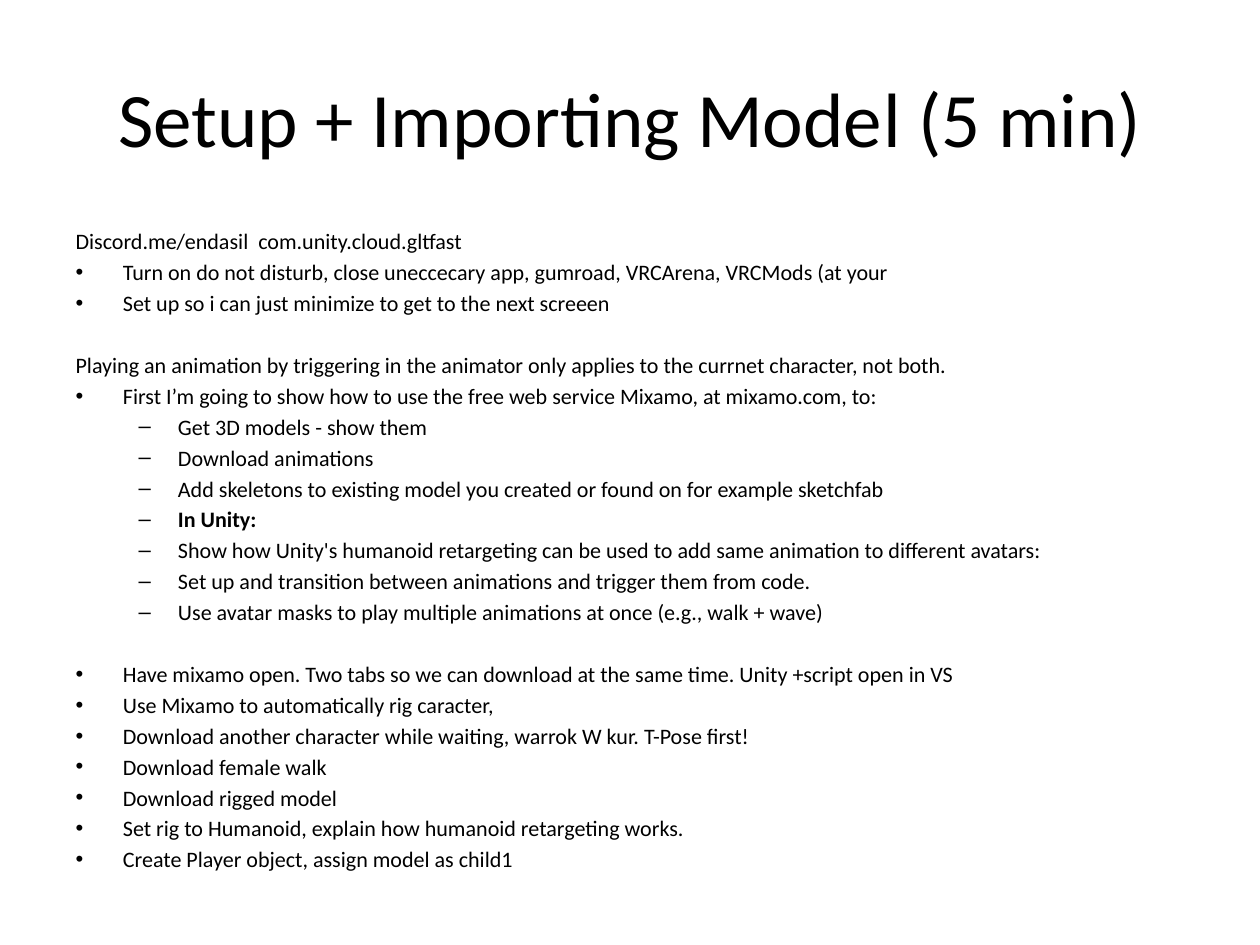
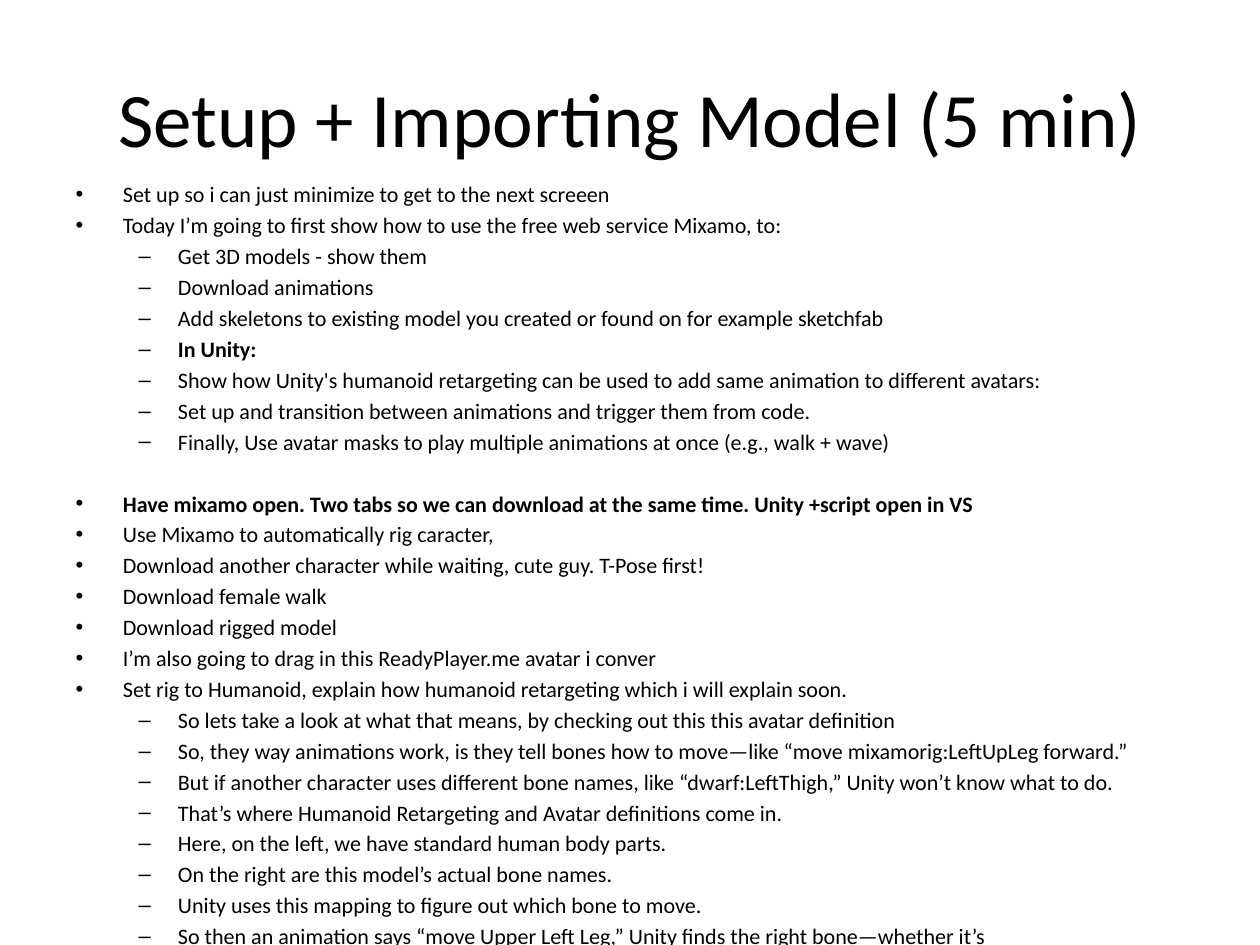
Before and after one commit to endasil/mixamo-talk, a slide deck: slide 1 of mixamo talk checklist.pptx. Drawn at 1260x945 pixels with LibreOffice and Linux fonts; fonts in the diff are those of the drawing. Boxes give left, top, right and bottom in pixels: in the first picture for what was removed or moved away, otherwise in the second. Text is boxed around its words. In the diff, an @@ line names an element or a change of style, - is before the commit and + after.

Commit message:
updates

```diff
--- a/mixamo talk checklist.pptx
+++ b/mixamo talk checklist.pptx
@@ text "Set up so i can ...": place and size @@
-text "Set up so i can ..." at (76, 233, 1041, 840)
+text "Set up so i can ..." at (123, 186, 1127, 945)
@@ text at (76, 233, 888, 284): paragraphs removed @@
-Discord.me/endasil com.unity.cloud.gltfast
-• Turn on do not disturb, close uneccecary app, gumroad, VRCArena, VRCMods (at your
@@ text at (123, 217, 781, 237): text changed @@
-Playing an animation by triggering in the animator only applies to the currnet character, not both.
-• First I’m going to show how to use the free web service Mixamo, at mixamo.com, to:
+• Today I’m going to first show how to use the free web service Mixamo, to:
@@ text at (178, 434, 889, 454): text changed @@
-  – Use avatar masks to play multiple animations at once (e.g., walk + wave)
+  – Finally, Use avatar masks to play multiple animations at once (e.g., walk + wave)
@@ text at (123, 496, 972, 516): bold on in "Have mixamo open. Two tabs so we ..." @@
@@ text at (123, 557, 704, 577): text changed @@
-• Download another character while waiting, warrok W kur. T-Pose first!
+• Download another character while waiting, cute guy. T-Pose first!
@@ text at (123, 650, 1127, 945): text changed @@
-• Set rig to Humanoid, explain how humanoid retargeting works.
-• Create Player object, assign model as child1
+• I’m also going to drag in this ReadyPlayer.me avatar i conver
+• Set rig to Humanoid, explain how humanoid retargeting which i will explain soon.
+  – So lets take a look at what that means, by checking out this this avatar definition
+  – So, they way animations work, is they tell bones how to move—like “move mixamorig:LeftUpLeg forward.”
+  – But if another character uses different bone names, like “dwarf:LeftThigh,” Unity won’t know what to do.
+  – That’s where Humanoid Retargeting and Avatar definitions come in.
+  – Here, on the left, we have standard human body parts.
+  – On the right are this model’s actual bone names.
+  – Unity uses this mapping to figure out which bone to move.
+  – So then an animation says “move Upper Left Leg,” Unity finds the right bone—whether it’s
+  – mixamorig:LeftUpLeg, dwarf:Hip, or anything else—and it works across characters that uses humanoid avatar definitions.
```
Also in this commit, not shown: 2 other slides changed.
